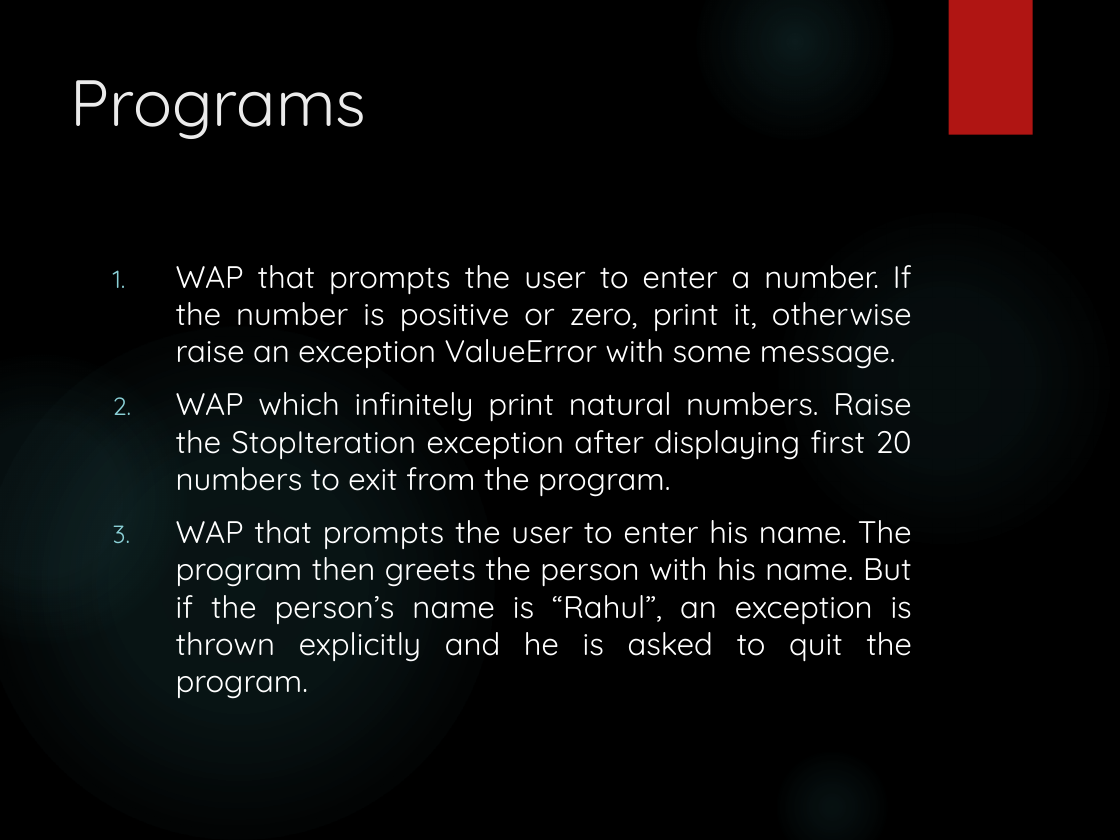
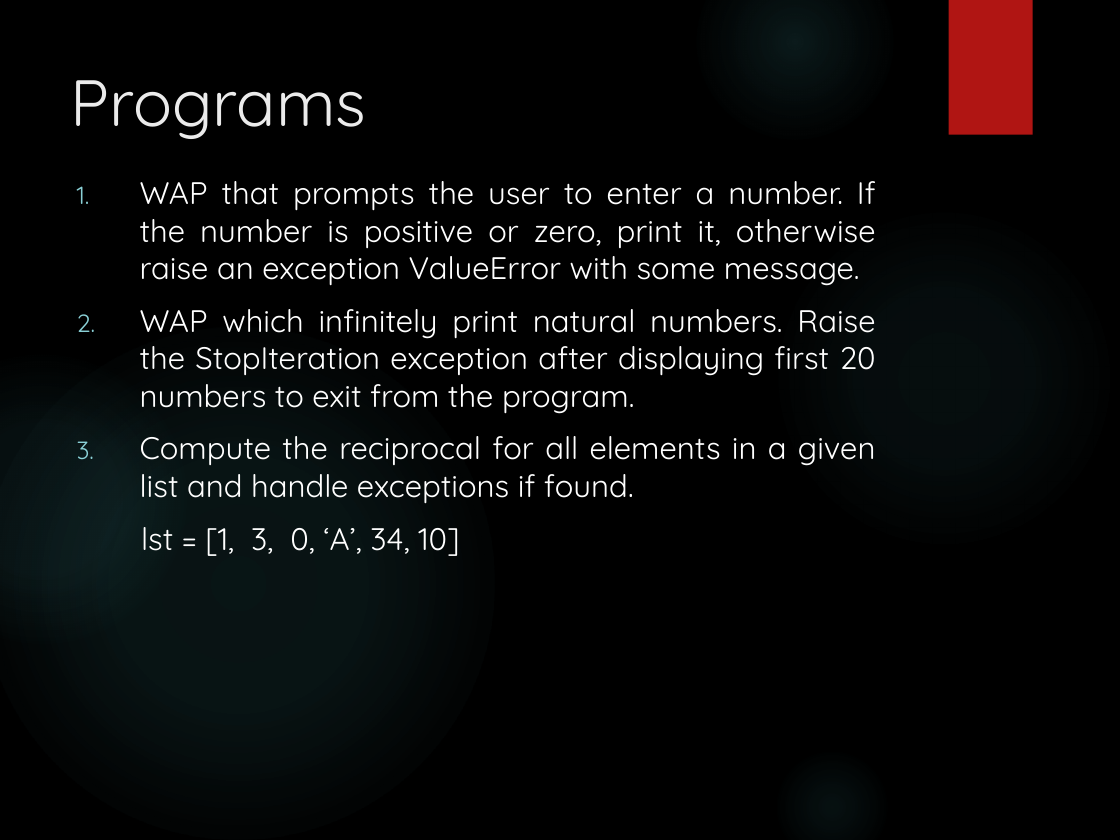
Before and after one commit to GLA-Python/python3.10.0, a slide deck: slide 22 of Topicwise PDF/Exception Handling.pptx. Drawn at 1120x840 pixels with LibreOffice and Linux fonts; fonts in the diff are those of the drawing; background and template pictures are left out. Boxes give left, top, right and bottom in pixels: in the first picture for what was removed or moved away, otherwise in the second. Text is boxed around its words. In the diff, an @@ line names an element or a change of style, - is before the commit and + after.

Commit message:
ppt

```diff
--- a/Topicwise PDF/Exception Handling.pptx
+++ b/Topicwise PDF/Exception Handling.pptx
@@ text "WAP that prompts the user ...": place and size @@
-text "WAP that prompts the user ..." at [176, 265, 912, 699]
+text "WAP that prompts the user ..." at [140, 181, 876, 556]
@@ text at [140, 436, 876, 556]: text changed @@
-3. WAP that prompts the user to enter his name. The program then greets the person with his name. But if the person’s name is “Rahul”, an exception is thrown explicitly and he is asked to quit the program.
+3. Compute the reciprocal for all elements in a given list and handle exceptions if found.
+lst = [1, 3, 0, ‘A’, 34, 10]
```
Also in this commit, not shown: 9 other slides changed, 8 slides added, 8 slides removed.
